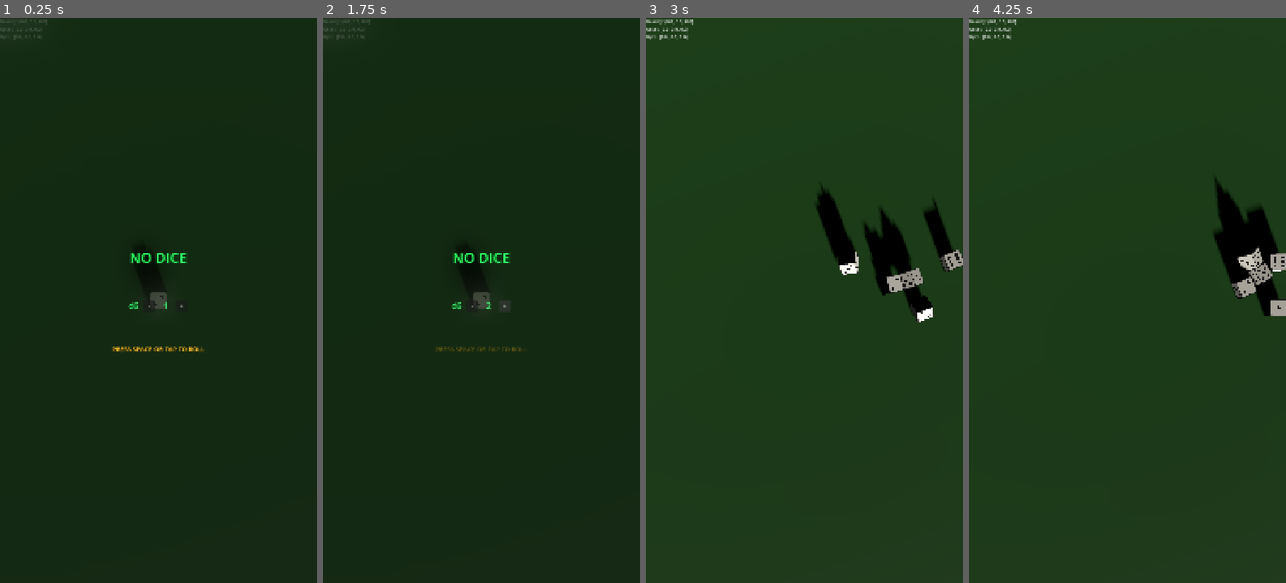
Above: before the commit, frames 1-4 (left to right).
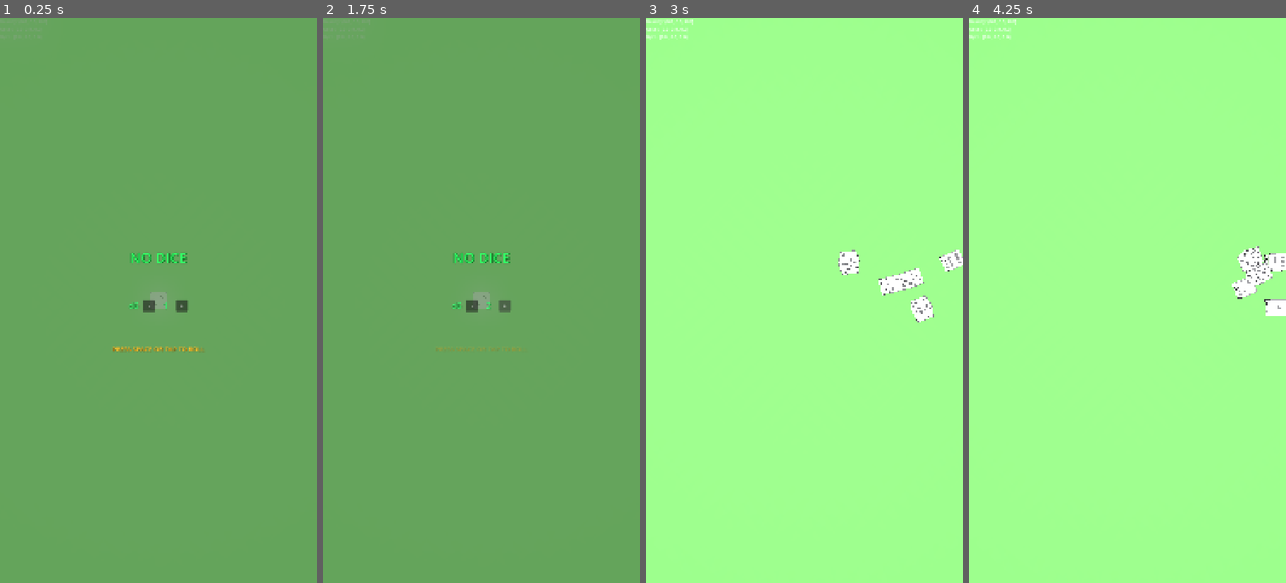
Above: after the commit, the same moments.

Repository: MatthieuLJ/no_dice
Game: Godot game, scene res://die.tscn
Same seed, same stepped clock (60 frames per second), same inputs: the game is played once before the commit and once after it.
Inputs (mouse positions are in pixels of both pictures, inside the frame that each line leads up to):
- Up to frame 1 (0.25 s): no input
- Up to frame 2 (1.75 s): click "-" at 0.5 s; click "+" at 1.25 s
- Up to frame 3 (3 s): tap Space at 2, 2.27 s; move the mouse to (874, 272) at 2.02 s; hold Right (ui_right) 2.03-2.75 s; tap Enter at 2.1 s; click (874, 272) at 2.17 s; drag from (741, 328) to (788, 413) at 2.77 s
- Up to frame 4 (4.25 s): move the mouse to (1159, 176) at 3.52 s; hold Right (ui_right) from 3.53 s (still down); tap R at 3.6 s

The runs differ from the first frame. In frame 1, 100% of the frame differs, in the area x 0-100%, y 0-100%; in frame 2, 100%; in frame 3, 100%; in frame 4, 100%.

Commit message:
feat(lighting): implement 4-corner elevated stadium omni lights with multi-shadow rendering

Diff:
--- a/die.tscn
+++ b/die.tscn
@@ -8,6 +8,13 @@
 [ext_resource type="Script" uid="uid://c8qbq4dlfg1pa" path="res://debug_label.gd" id="3_muu1c"]
 [ext_resource type="Script" uid="uid://6lbk11xr68tm" path="res://gravity_debugger.gd" id="4_kwyh5"]
 [ext_resource type="PackedScene" uid="uid://c53k10u2x82y" path="res://start_menu.tscn" id="5_start"]
+
+[sub_resource type="Environment" id="Environment_stadium"]
+background_mode = 1
+background_color = Color(0.12, 0.18, 0.12, 1)
+ambient_light_source = 2
+ambient_light_color = Color(0.65, 0.75, 0.65, 1)
+ambient_light_energy = 1.2
 
 [sub_resource type="PhysicsMaterial" id="PhysicsMaterial_gxo0y"]
 friction = 0.5
@@ -81,14 +88,44 @@
 material_override = SubResource("StandardMaterial3D_u0y2o")
 mesh = SubResource("ArrayMesh_snfj7")
 
-[node name="DirectionalLight3D" type="DirectionalLight3D" parent="." unique_id=68554707]
-transform = Transform3D(0.9396926, -0.0885213, 0.3302062, 0, 0.9659258, 0.258819, -0.3420201, -0.2432108, 0.9076734, 0, 3, 0)
-light_color = Color(0.98, 0.96, 0.92, 1)
-light_energy = 1.5
+[node name="WorldEnvironment" type="WorldEnvironment" parent="." unique_id=987654321]
+environment = SubResource("Environment_stadium")
+
+[node name="StadiumLight_NW" type="OmniLight3D" parent="." unique_id=68554707]
+transform = Transform3D(1, 0, 0, 0, 1, 0, 0, 0, 1, -1.5, 4.5, -1.5)
+light_color = Color(1, 0.98, 0.95, 1)
+light_energy = 2.0
 shadow_enabled = true
-shadow_bias = 0.005
-shadow_normal_bias = 1.0
-directional_shadow_max_distance = 8.0
+shadow_bias = 0.01
+omni_range = 12.0
+omni_attenuation = 0.5
+
+[node name="StadiumLight_NE" type="OmniLight3D" parent="." unique_id=68554708]
+transform = Transform3D(1, 0, 0, 0, 1, 0, 0, 0, 1, 1.5, 4.5, -1.5)
+light_color = Color(1, 0.98, 0.95, 1)
+light_energy = 2.0
+shadow_enabled = true
+shadow_bias = 0.01
+omni_range = 12.0
+omni_attenuation = 0.5
+
+[node name="StadiumLight_SW" type="OmniLight3D" parent="." unique_id=68554709]
+transform = Transform3D(1, 0, 0, 0, 1, 0, 0, 0, 1, -1.5, 4.5, 1.5)
+light_color = Color(1, 0.98, 0.95, 1)
+light_energy = 2.0
+shadow_enabled = true
+shadow_bias = 0.01
+omni_range = 12.0
+omni_attenuation = 0.5
+
+[node name="StadiumLight_SE" type="OmniLight3D" parent="." unique_id=68554710]
+transform = Transform3D(1, 0, 0, 0, 1, 0, 0, 0, 1, 1.5, 4.5, 1.5)
+light_color = Color(1, 0.98, 0.95, 1)
+light_energy = 2.0
+shadow_enabled = true
+shadow_bias = 0.01
+omni_range = 12.0
+omni_attenuation = 0.5
 
 [node name="Camera3D" type="Camera3D" parent="." unique_id=50445828]
 transform = Transform3D(1, 0, 0, 0, -4.371139e-08, 1, 0, -1, -4.371139e-08, 0, 5, 0)
